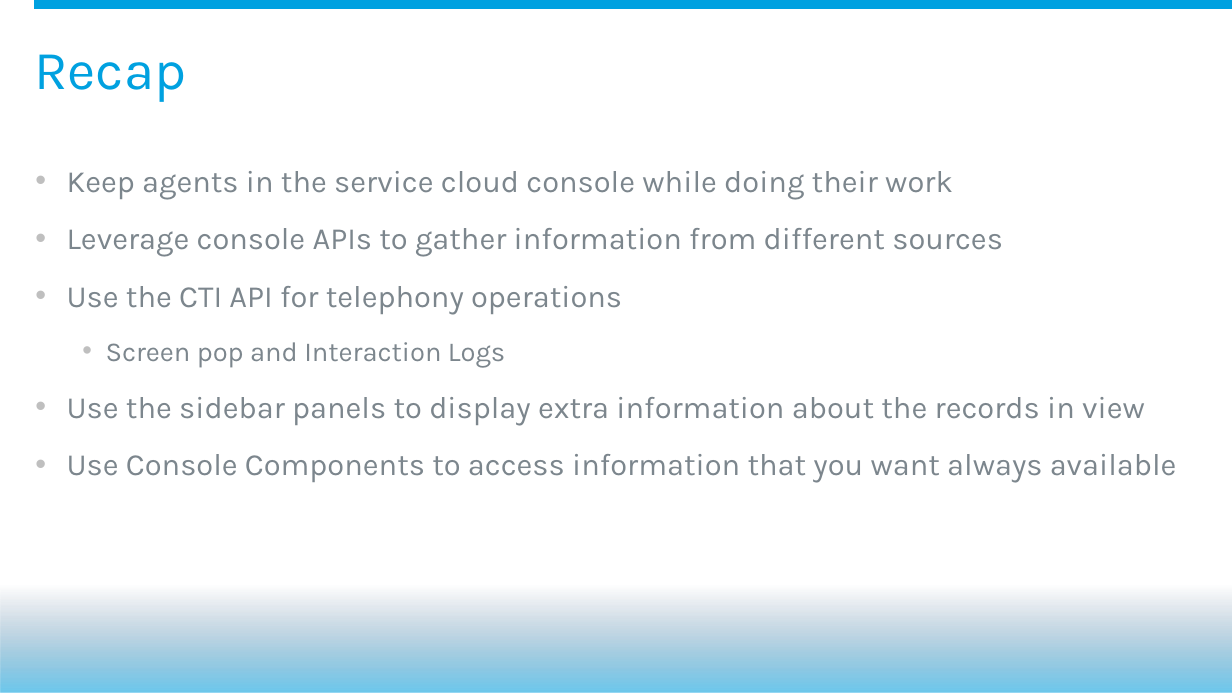
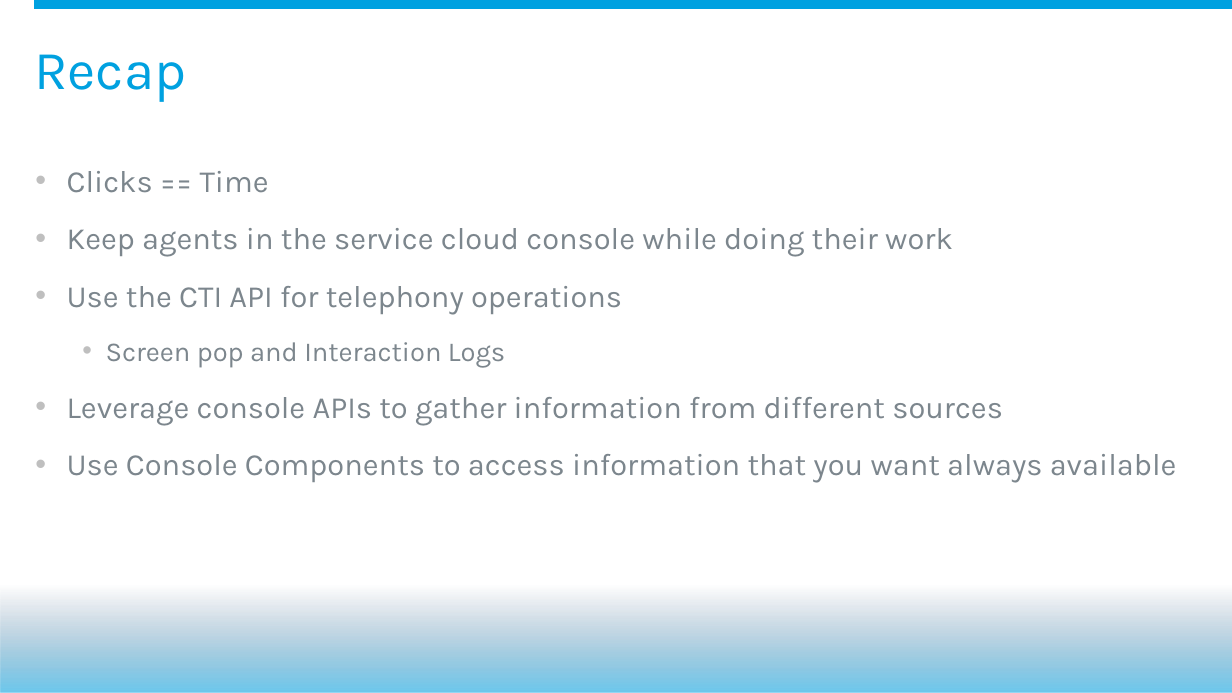
Before and after one commit to KevinGlinski/DF15ServiceConsoleAPIs, a slide deck: slide 35 of Dreamforce2015-ConsoleAPIs.pptx (slide 37 before the commit). Drawn at 1232x693 pixels with LibreOffice and Linux fonts; fonts in the diff are those of the drawing; background and template pictures are left out. Boxes give left, top, right and bottom in pixels: in the first picture for what was removed or moved away, otherwise in the second. Text is boxed around its words. In the diff, an @@ line names an element or a change of style, - is before the commit and + after.

Commit message:
updating slides

```diff
--- a/Dreamforce2015-ConsoleAPIs.pptx
+++ b/Dreamforce2015-ConsoleAPIs.pptx
@@ text at bbox=[67, 171, 269, 193]: paragraph added @@
+  • Clicks == Time
@@ text at bbox=[67, 228, 1003, 257]: paragraph removed @@
-  • Leverage console APIs to gather information from different sources
@@ text at bbox=[67, 397, 1003, 426]: text changed @@
-  • Use the sidebar panels to display extra information about the records in view
+  • Leverage console APIs to gather information from different sources
```
Also in this commit, not shown: 5 other slides changed, 1 slide added, 3 slides removed, 2 other files.
